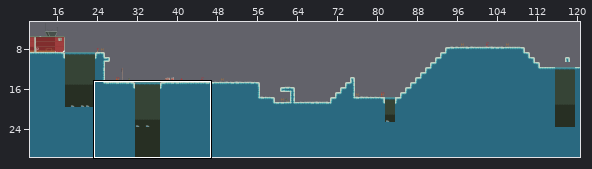
An edit to a level. Tiled map, core/assets/maps/levels/level6.tmx. The picture above shows the old version from afar; the outline marks the close-up.
Close-up. Before the commit:
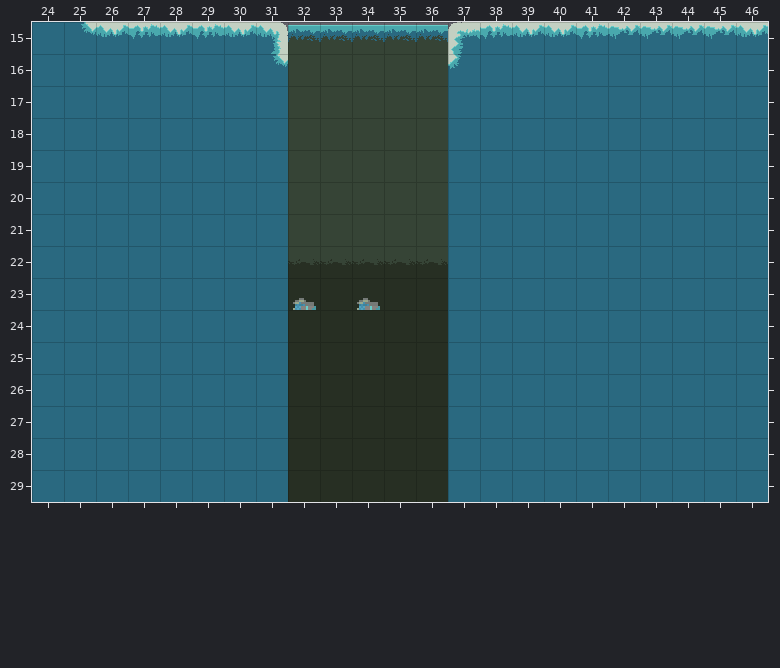
Cells are 32x32 px. Shown: x 24..46, y 15..29.
New version:
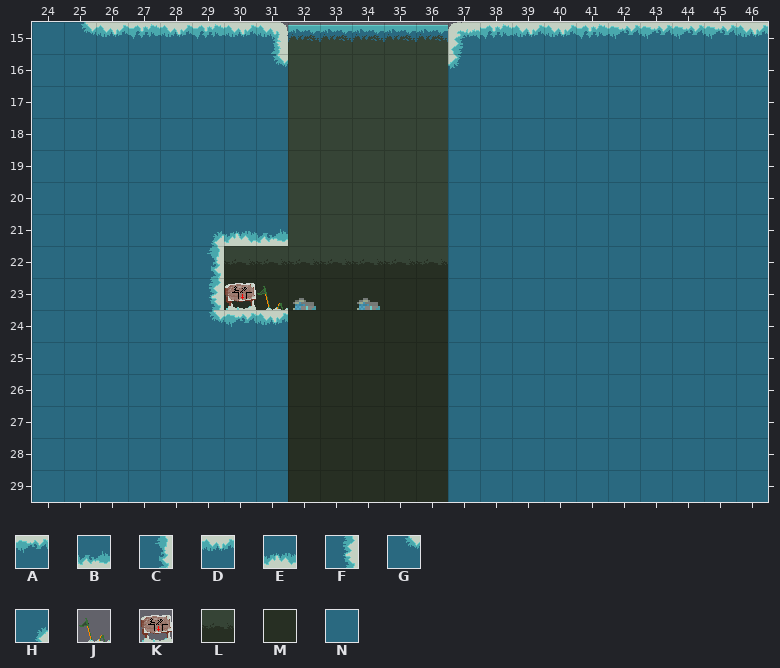
Key: from "spritesheet": A 17, B 17 turned 180, C 17 turned 90, D 18, E 18 turned 180, F 18 turned 90, G 20, H 20 turned 90, J 22, K 27, L 32, M 34, N 48.
_ is an empty cell.
Author's note on the commit: PB | Easter egg
From old to new:
Layer "Background":
y 21: x 29..31 NNN -> HEB
y 22: x 29..31 NNN -> CLL
y 23: x 29..31 NNN -> FMM
y 24: x 29..31 NNN -> GAD
Layer "Foreground":
y 23: x 30..31 __ -> KJ
Changed places in both close-ups, as pixel boxes (x1, y1, x2, y2):
changed: (207, 229, 288, 327)
